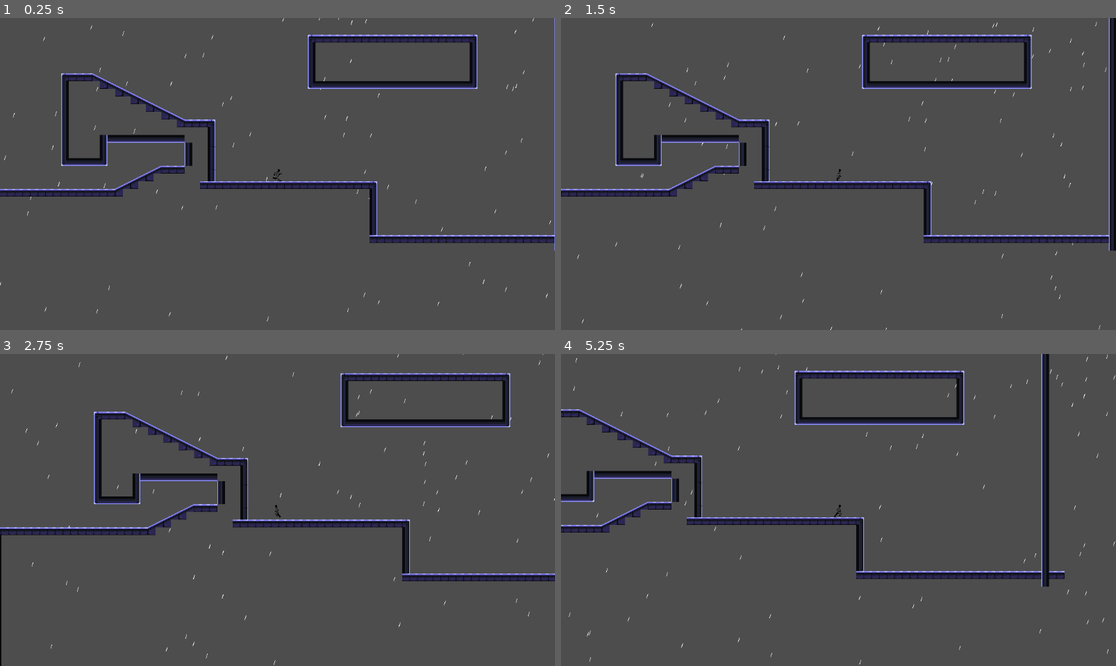
Above: before the commit, frames 1-4 (two rows, left to right).
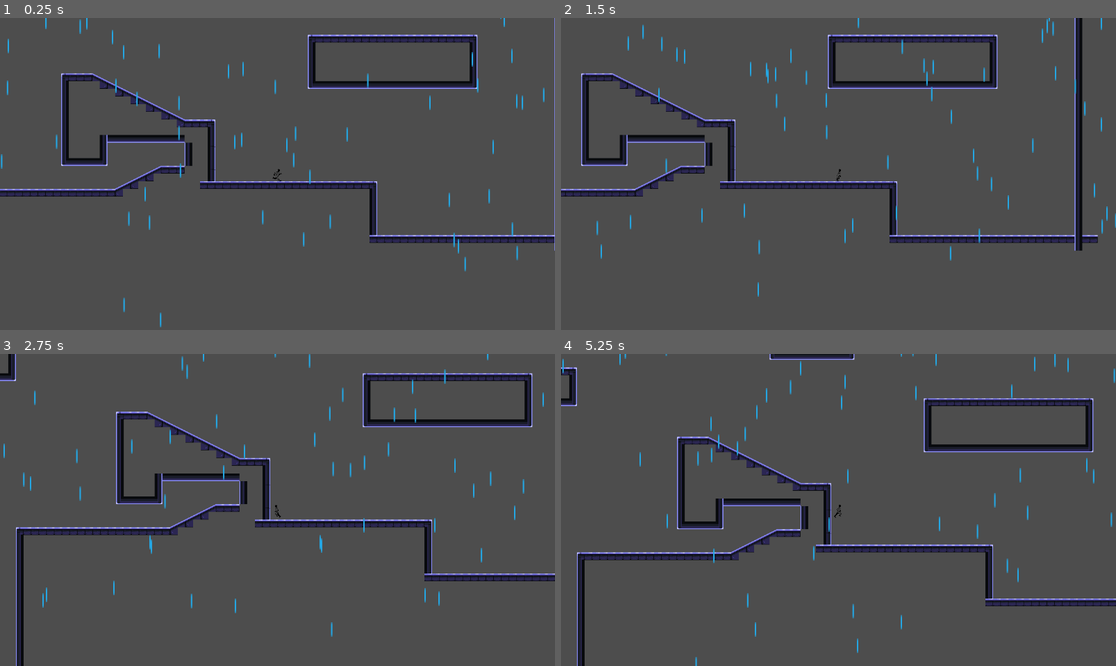
Above: after the commit, the same moments.

Repository: Orangechrisy/Mini-Jam-Gravity
Game: Godot game, scene res://Scenes/game.tscn
Same seed, same stepped clock (60 frames per second), same inputs: the game is played once before the commit and once after it.
Inputs (mouse positions are in pixels of both pictures, inside the frame that each line leads up to):
- Up to frame 1 (0.25 s): no input
- Up to frame 2 (1.5 s): move the mouse to (960, 158) at 0.52 s; hold D (move_right) from 0.53 s (still down); click (960, 158) at 0.6 s; tap W (jump) at 0.77 s; move the mouse to (727, 189) at 1.27 s; click (727, 189) at 1.35 s
- Up to frame 3 (2.75 s): tap W (jump) at 1.52 s; move the mouse to (333, 441) at 2.02 s; release D (move_right) at 2.03 s; hold A (move_left) from 2.03 s (still down); click (333, 441) at 2.1 s
- Up to frame 4 (5.25 s): move the mouse to (810, 572) at 2.77 s; release A (move_left) at 2.78 s; hold D (move_right) 2.78-4.28 s; click (810, 572) at 2.85 s; tap W (jump) at 3.02, 3.77, 4.52 s; move the mouse to (1005, 556) at 3.52 s; click (1005, 556) at 3.6 s; move the mouse to (672, 463) at 4.27 s; hold A (move_left) 4.28-5.03 s; click (672, 463) at 4.35 s; move the mouse to (866, 510) at 5.02 s; hold D (move_right) from 5.03 s (still down); click (866, 510) at 5.1 s

The runs differ from the first frame. In frame 1, 0.9% of the frame differs, in the area x 0-100%, y 0-100%; in frame 2, 10%; in frame 3, 7.6%; in frame 4, 15%.

Commit message:
Fixing some of the Player movement Jank
🐷

Diff:
--- a/Scenes/game.tscn
+++ b/Scenes/game.tscn
@@ -1,16 +1,23 @@
-[gd_scene load_steps=7 format=3 uid="uid://lju7a3urcuia"]
+[gd_scene load_steps=9 format=3 uid="uid://lju7a3urcuia"]
 
 [ext_resource type="PackedScene" uid="uid://2dnrqlmk1j8f" path="res://Scenes/player.tscn" id="1_mrh0v"]
 [ext_resource type="Texture2D" uid="uid://b2my18dkp4xv7" path="res://Assets/rain_drop.png" id="2_qexp4"]
+[ext_resource type="Shader" path="res://Shaders/Rain.gdshader" id="2_tm887"]
 [ext_resource type="Texture2D" uid="uid://dea3rygnaj40c" path="res://Assets/Tiles.png" id="3_irkbt"]
+
+[sub_resource type="ShaderMaterial" id="ShaderMaterial_pg40v"]
+shader = ExtResource("2_tm887")
+shader_parameter/color = Color(0.141176, 0.654902, 0.894118, 1)
 
 [sub_resource type="ParticleProcessMaterial" id="ParticleProcessMaterial_5c266"]
 particle_flag_disable_z = true
 emission_shape = 3
-emission_box_extents = Vector3(750, 1, 0)
-direction = Vector3(0, 1, 0)
-initial_velocity_max = 10.0
-gravity = Vector3(0, 980, 0)
+emission_box_extents = Vector3(500, 1, 0)
+direction = Vector3(-1, 4, 0)
+spread = 0.0
+initial_velocity_min = 140.85
+initial_velocity_max = 225.35
+gravity = Vector3(0, 0, 0)
 
 [sub_resource type="TileSetAtlasSource" id="TileSetAtlasSource_uuc8i"]
 texture = ExtResource("3_irkbt")
@@ -99,9 +106,9 @@
 [node name="Camera2D" type="Camera2D" parent="Player"]
 
 [node name="CPUParticles2D" type="GPUParticles2D" parent="Player"]
-position = Vector2(83.6667, -147.333)
-rotation = 0.327981
-scale = Vector2(0.333333, 0.333333)
+z_index = 1
+material = SubResource("ShaderMaterial_pg40v")
+position = Vector2(-33.6667, -201)
 amount = 200
 process_material = SubResource("ParticleProcessMaterial_5c266")
 texture = ExtResource("2_qexp4")
@@ -109,7 +116,7 @@
 preprocess = 2.0
 speed_scale = 2.0
 fixed_fps = 0
-visibility_rect = Rect2(-1000, -100, 1600, 1100)
+visibility_rect = Rect2(-500, 0, 1000, 500)
 local_coords = true
 draw_order = 0
 
--- a/Scripts/player.gd
+++ b/Scripts/player.gd
@@ -4,6 +4,7 @@
 const JUMP_VELOCITY = -200.0
 const PULL_ACCELERATION = 700
 const GRAVITY := Vector2(0, 600)
+const acc : float = 20
 var is_being_pulled = false
 var pull_position: Vector2
 var prev_velocity: Vector2
@@ -38,7 +39,7 @@
 			if result:
 				pull_position = result.position
 				#print(pull_position, mouse_coords)
-			is_being_pulled = true
+				is_being_pulled = true
 		else:
 			is_being_pulled = false
 
@@ -64,12 +65,11 @@
 		animated_sprite.play("jump")
 
 	# left/right movement
-	if not is_being_pulled:
+	if not is_being_pulled and is_on_floor():
 		if direction:
-			velocity.x = direction * SPEED
-
+			velocity.x = move_toward(velocity.x, direction * SPEED, acc)
 		else:
-			velocity.x = move_toward(velocity.x, 0, SPEED)
+			velocity.x = move_toward(velocity.x, 0, acc)
 
 	# big change in velocity = death
 	var vel_diff: Vector2 = prev_velocity - velocity
--- /dev/null
+++ b/Shaders/Rain.gdshader
@@ -0,0 +1,18 @@
+shader_type canvas_item;
+
+uniform sampler2D SCREEN_TEXTURE: hint_screen_texture, repeat_disable;
+uniform vec3 color: source_color;
+
+void vertex() {
+	// Called for every vertex the material is visible on.
+}
+void fragment() {
+	COLOR.rgb = color;
+
+	// Called for every pixel the material is visible on.
+}
+
+//void light() {
+	// Called for every pixel for every light affecting the CanvasItem.
+	// Uncomment to replace the default light processing function with this one.
+//}
--- /dev/null
+++ b/Shaders/Rain.tres
@@ -0,0 +1,46 @@
+[gd_resource type="VisualShader" load_steps=4 format=3 uid="uid://c0ruwu35k5jyp"]
+
+[sub_resource type="VisualShaderNodeInput" id="VisualShaderNodeInput_komcx"]
+input_name = "screen_uv"
+
+[sub_resource type="VisualShaderNodeTexture2DParameter" id="VisualShaderNodeTexture2DParameter_v0eu4"]
+parameter_name = "Screen_texture"
+texture_source = 1
+
+[sub_resource type="VisualShaderNodeTexture" id="VisualShaderNodeTexture_kpnfv"]
+
+[resource]
+code = "shader_type canvas_item;
+render_mode blend_mix, unshaded;
+
+uniform sampler2D Screen_texture : hint_screen_texture;
+uniform sampler2D tex_frg_4;
+
+
+
+void fragment() {
+// Input:2
+	vec2 n_out2p0 = SCREEN_UV;
+
+
+// Texture2D:4
+	vec4 n_out4p0 = texture(tex_frg_4, n_out2p0);
+
+
+// Output:0
+	COLOR.rgb = vec3(n_out4p0.xyz);
+
+
+}
+"
+graph_offset = Vector2(-521.404, 5.85466)
+mode = 1
+flags/unshaded = true
+flags/light_only = false
+nodes/fragment/2/node = SubResource("VisualShaderNodeInput_komcx")
+nodes/fragment/2/position = Vector2(-440, 120)
+nodes/fragment/3/node = SubResource("VisualShaderNodeTexture2DParameter_v0eu4")
+nodes/fragment/3/position = Vector2(-800, 300)
+nodes/fragment/4/node = SubResource("VisualShaderNodeTexture_kpnfv")
+nodes/fragment/4/position = Vector2(20, 300)
+nodes/fragment/connections = PackedInt32Array(3, 0, 4, 2, 2, 0, 4, 0, 4, 0, 0, 0)
